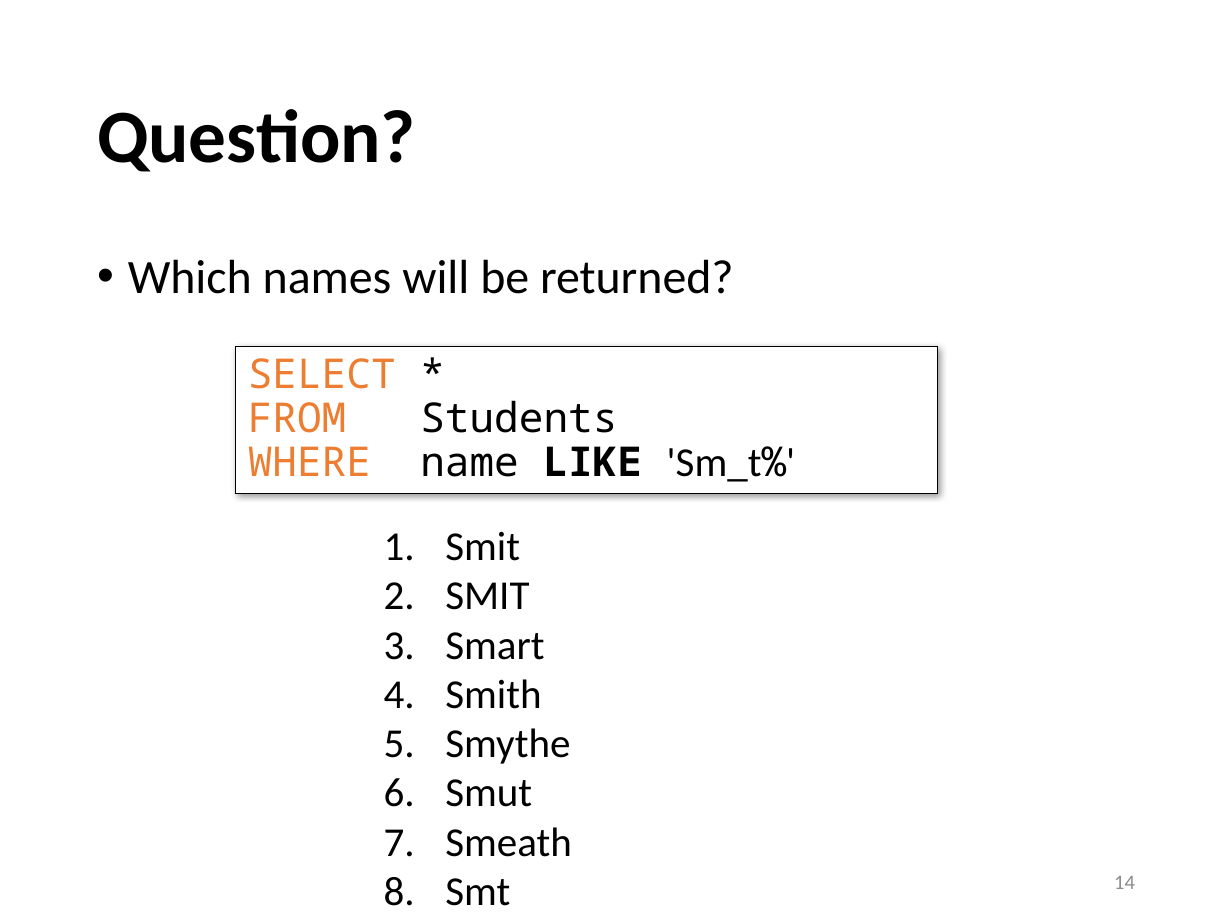
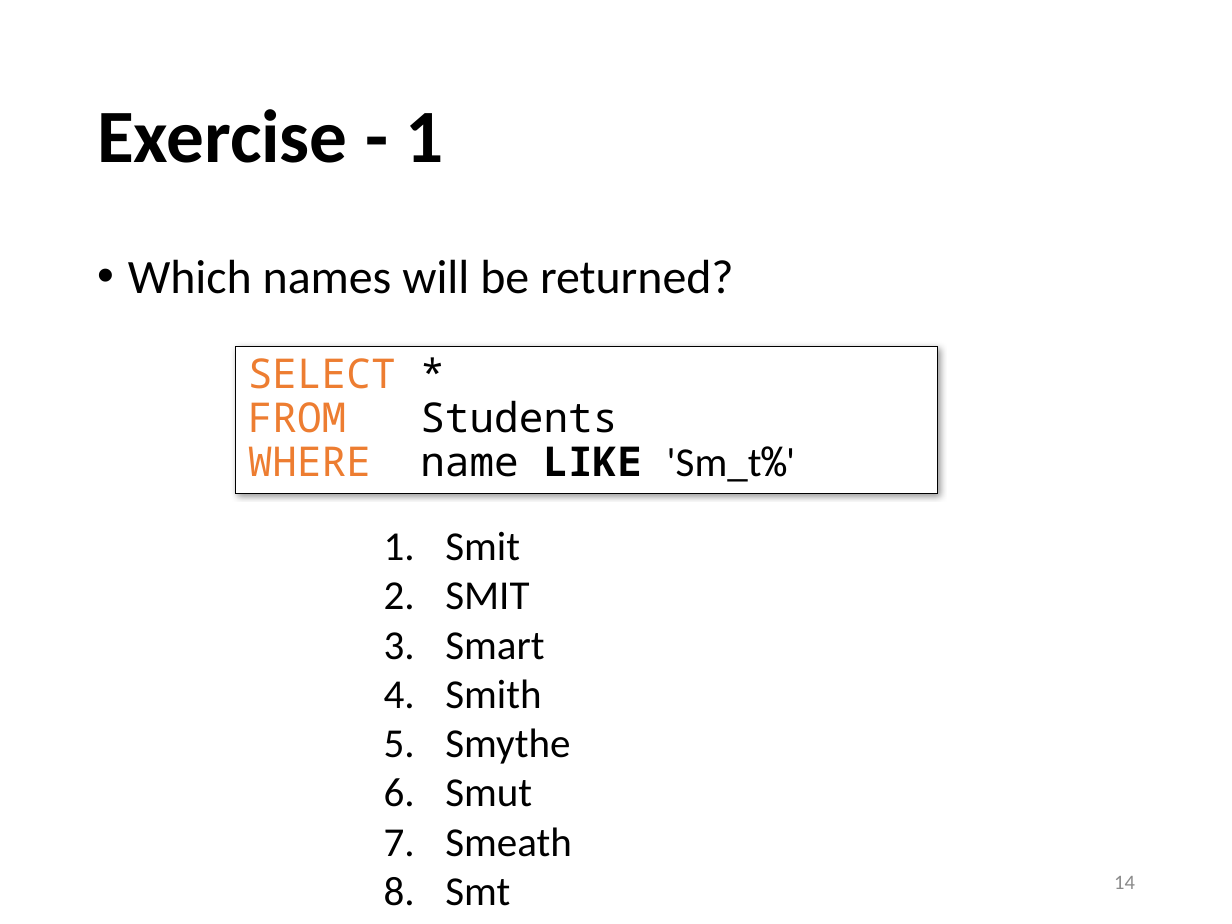
Before and after one commit to sfu-db/cmpt354, a slide deck: slide 14 of Lectures/lec3-sql-basics.pptx. Drawn at 1232x924 pixels with LibreOffice and Linux fonts; fonts in the diff are those of the drawing. Boxes give left, top, right and bottom in pixels: in the first picture for what was removed or moved away, otherwise in the second. Text is boxed around its words. In the diff, an @@ line names an element or a change of style, - is before the commit and + after.

```diff
--- a/Lectures/lec3-sql-basics.pptx
+++ b/Lectures/lec3-sql-basics.pptx
@@ title at box(97, 109, 443, 163): text changed @@
-Question?
+Exercise - 1
```
Also in this commit, not shown: 2 other slides changed, 2 slides removed, 1 other file.
